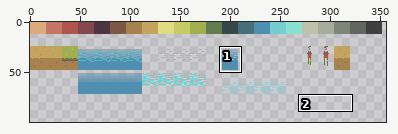
Two versions of one pixel-art file, packages/ui/public/sprites/sprites.aseprite. Above, an overview of the earlier version with the close-up marked.
Close-up. Before the edit:
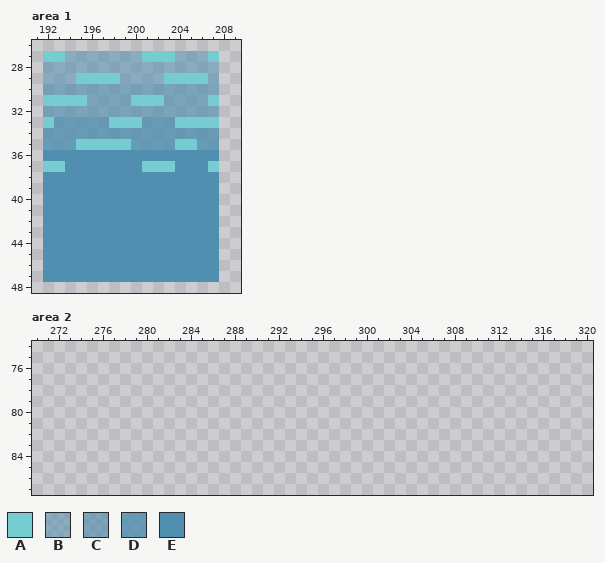
1024x1024 pixels, 1 frame. Shown: area 1: x 191..209, y 26..48; area 2: x 270..320, y 74..87. The wide view leaves out empty margins. The commit also changed other parts of the picture, which this record leaves out.
Palette (. is transparent): A #76cdd1  B #518fb088  C #518fb0a8  D #518fb0cf  E #518fb0
Pixels before, area 1, first column x 192:
27 AABBBBBBBAAABBBA
28 BBBBBBBBBBBBBBBB
29 BBBAAAABBBBAAAAB
30 CCCCCCCCCCCCCCCC
31 AAAACCCCAAACCCCA
32 CCCCCCCCCCCCCCCC
33 ADDDDDAAADDDAAAA
34 DDDDDDDDDDDDDDDD
35 DDDAAAAADDDDAADD
36 EEEEEEEEEEEEEEEE
37 AAEEEEEEEAAAEEEA
38 EEEEEEEEEEEEEEEE
39 EEEEEEEEEEEEEEEE
40 EEEEEEEEEEEEEEEE
41 EEEEEEEEEEEEEEEE
42 EEEEEEEEEEEEEEEE
43 EEEEEEEEEEEEEEEE
44 EEEEEEEEEEEEEEEE
45 EEEEEEEEEEEEEEEE
46 EEEEEEEEEEEEEEEE
47 EEEEEEEEEEEEEEEE
Now the later version:
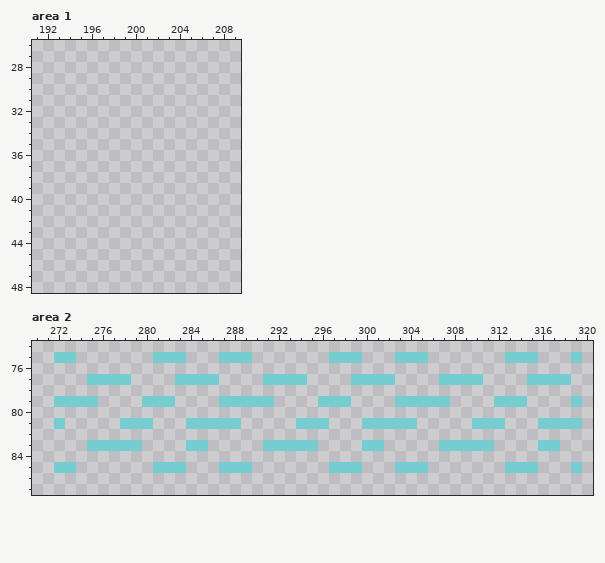
Edits made:
{"where": "area 1"}
{"y":27,"x":192,"old":"AABBBBBBBAAABBBA","new":"................"}
{"y":28,"x":192,"old":"BBBBBBBBBBBBBBBB","new":"................"}
{"y":29,"x":192,"old":"BBBAAAABBBBAAAAB","new":"................"}
{"y":30,"x":192,"old":"CCCCCCCCCCCCCCCC","new":"................"}
{"y":31,"x":192,"old":"AAAACCCCAAACCCCA","new":"................"}
{"y":32,"x":192,"old":"CCCCCCCCCCCCCCCC","new":"................"}
{"y":33,"x":192,"old":"ADDDDDAAADDDAAAA","new":"................"}
{"y":34,"x":192,"old":"DDDDDDDDDDDDDDDD","new":"................"}
{"y":35,"x":192,"old":"DDDAAAAADDDDAADD","new":"................"}
{"y":36,"x":192,"old":"EEEEEEEEEEEEEEEE","new":"................"}
{"y":37,"x":192,"old":"AAEEEEEEEAAAEEEA","new":"................"}
{"y":38,"x":192,"old":"EEEEEEEEEEEEEEEE","new":"................"}
{"y":39,"x":192,"old":"EEEEEEEEEEEEEEEE","new":"................"}
{"y":40,"x":192,"old":"EEEEEEEEEEEEEEEE","new":"................"}
{"y":41,"x":192,"old":"EEEEEEEEEEEEEEEE","new":"................"}
{"y":42,"x":192,"old":"EEEEEEEEEEEEEEEE","new":"................"}
{"y":43,"x":192,"old":"EEEEEEEEEEEEEEEE","new":"................"}
{"y":44,"x":192,"old":"EEEEEEEEEEEEEEEE","new":"................"}
{"y":45,"x":192,"old":"EEEEEEEEEEEEEEEE","new":"................"}
{"y":46,"x":192,"old":"EEEEEEEEEEEEEEEE","new":"................"}
{"y":47,"x":192,"old":"EEEEEEEEEEEEEEEE","new":"................"}
{"where": "area 2"}
{"y":75,"x":272,"old":"..","new":"AA"}
{"y":75,"x":281,"old":"...","new":"AAA"}
{"y":75,"x":287,"old":"...","new":"AAA"}
{"y":75,"x":297,"old":"...","new":"AAA"}
{"y":75,"x":303,"old":"...","new":"AAA"}
{"y":75,"x":313,"old":"...","new":"AAA"}
{"y":75,"x":319,"old":".","new":"A"}
{"y":77,"x":275,"old":"....","new":"AAAA"}
{"y":77,"x":283,"old":"....","new":"AAAA"}
{"y":77,"x":291,"old":"....","new":"AAAA"}
{"y":77,"x":299,"old":"....","new":"AAAA"}
{"y":77,"x":307,"old":"....","new":"AAAA"}
{"y":77,"x":315,"old":"....","new":"AAAA"}
{"y":79,"x":272,"old":"....","new":"AAAA"}
{"y":79,"x":280,"old":"...","new":"AAA"}
{"y":79,"x":287,"old":".....","new":"AAAAA"}
{"y":79,"x":296,"old":"...","new":"AAA"}
{"y":79,"x":303,"old":".....","new":"AAAAA"}
{"y":79,"x":312,"old":"...","new":"AAA"}
{"y":79,"x":319,"old":".","new":"A"}
{"y":81,"x":272,"old":".","new":"A"}
{"y":81,"x":278,"old":"...","new":"AAA"}
{"y":81,"x":284,"old":".....","new":"AAAAA"}
{"y":81,"x":294,"old":"...","new":"AAA"}
{"y":81,"x":300,"old":".....","new":"AAAAA"}
{"y":81,"x":310,"old":"...","new":"AAA"}
{"y":81,"x":316,"old":"....","new":"AAAA"}
{"y":83,"x":275,"old":".....","new":"AAAAA"}
{"y":83,"x":284,"old":"..","new":"AA"}
{"y":83,"x":291,"old":".....","new":"AAAAA"}
{"y":83,"x":300,"old":"..","new":"AA"}
{"y":83,"x":307,"old":".....","new":"AAAAA"}
{"y":83,"x":316,"old":"..","new":"AA"}
{"y":85,"x":272,"old":"..","new":"AA"}
{"y":85,"x":281,"old":"...","new":"AAA"}
{"y":85,"x":287,"old":"...","new":"AAA"}
{"y":85,"x":297,"old":"...","new":"AAA"}
{"y":85,"x":303,"old":"...","new":"AAA"}
{"y":85,"x":313,"old":"...","new":"AAA"}
{"y":85,"x":319,"old":".","new":"A"}
